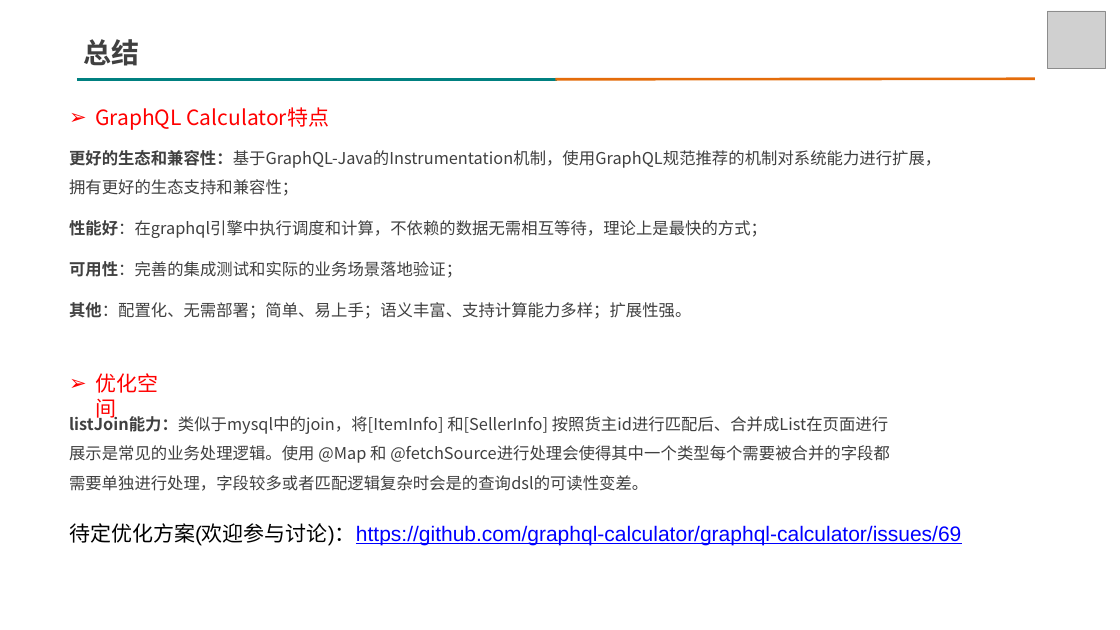
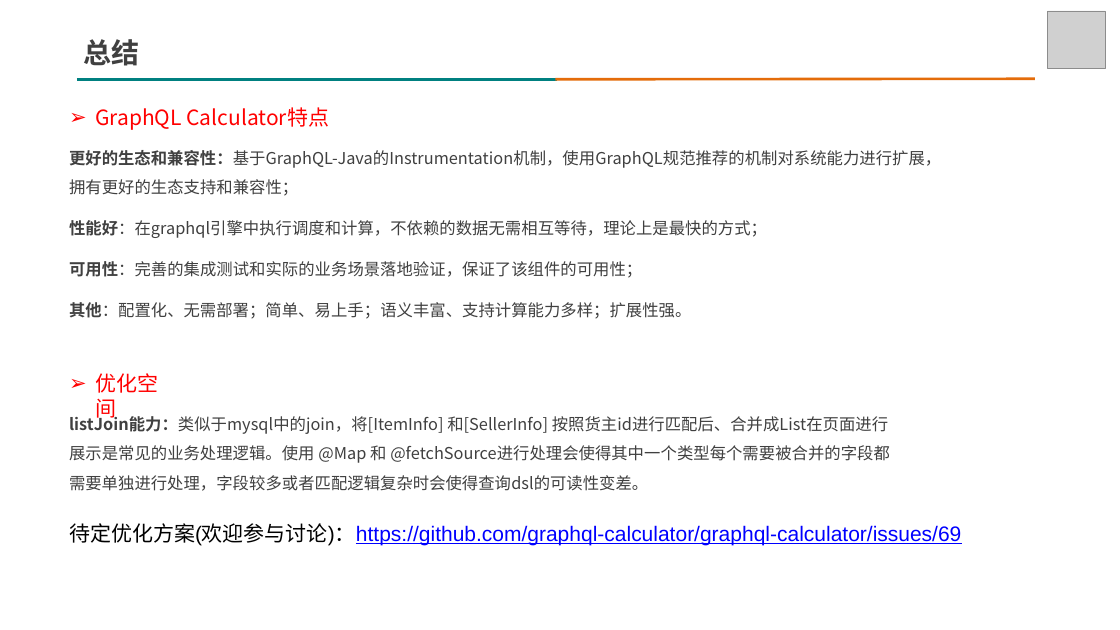
Before and after one commit to graphql-calculator/graphql-calculator, a slide deck: slide 9 of static/Introduction to GraphQl Calculator.pptx. Drawn at 1120x630 pixels with LibreOffice and Linux fonts; fonts in the diff are those of the drawing; grey boxes stand for pictures. Boxes give left, top, right and bottom in pixels: in the first picture for what was removed or moved away, otherwise in the second. Text is boxed around its words. In the diff, an @@ line names an element or a change of style, - is before the commit and + after.

```diff
--- a/static/Introduction to GraphQl Calculator.pptx
+++ b/static/Introduction to GraphQl Calculator.pptx
@@ text at bbox=[69, 261, 642, 278]: text changed @@
-可用性：完善的集成测试和实际的业务场景落地验证；
+可用性：完善的集成测试和实际的业务场景落地验证，保证了该组件的可用性；
@@ text at bbox=[69, 413, 888, 491]: text changed @@
-listJoin能力：类似于mysql中的join，将[ItemInfo] 和[SellerInfo] 按照货主id进行匹配后、合并成List在页面进行展示是常见的业务处理逻辑。使用 @Map 和 @fetchSource进行处理会使得其中一个类型每个需要被合并的字段都需要单独进行处理，字段较多或者匹配逻辑复杂时会是的查询dsl的可读性变差。
+listJoin能力：类似于mysql中的join，将[ItemInfo] 和[SellerInfo] 按照货主id进行匹配后、合并成List在页面进行展示是常见的业务处理逻辑。使用 @Map 和 @fetchSource进行处理会使得其中一个类型每个需要被合并的字段都需要单独进行处理，字段较多或者匹配逻辑复杂时会使得查询dsl的可读性变差。
```
Also in this commit, not shown: 6 other slides changed.
